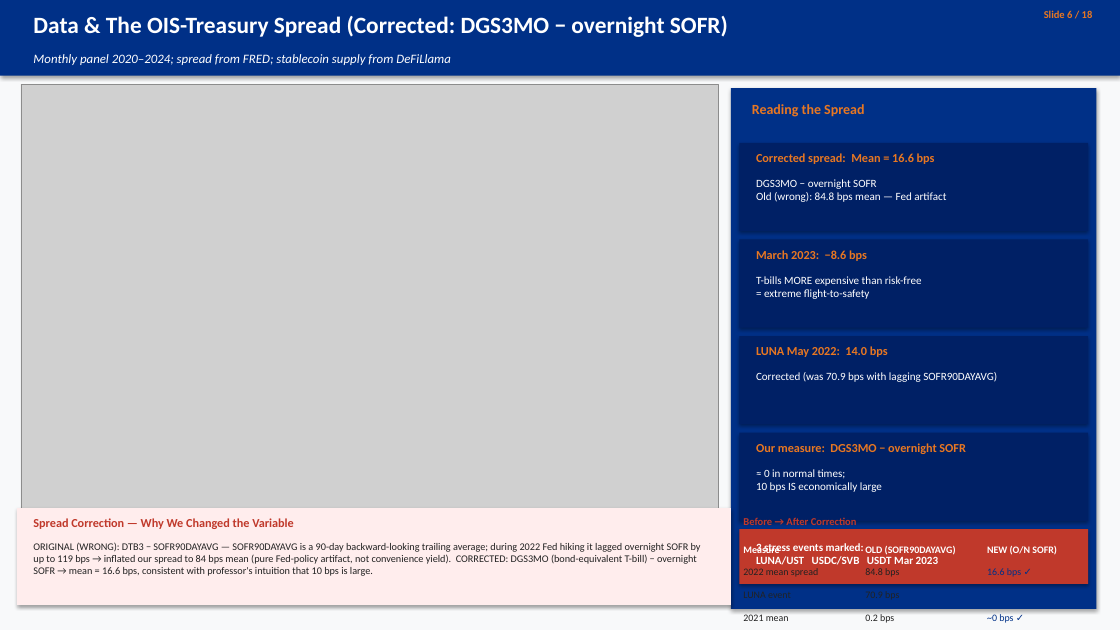
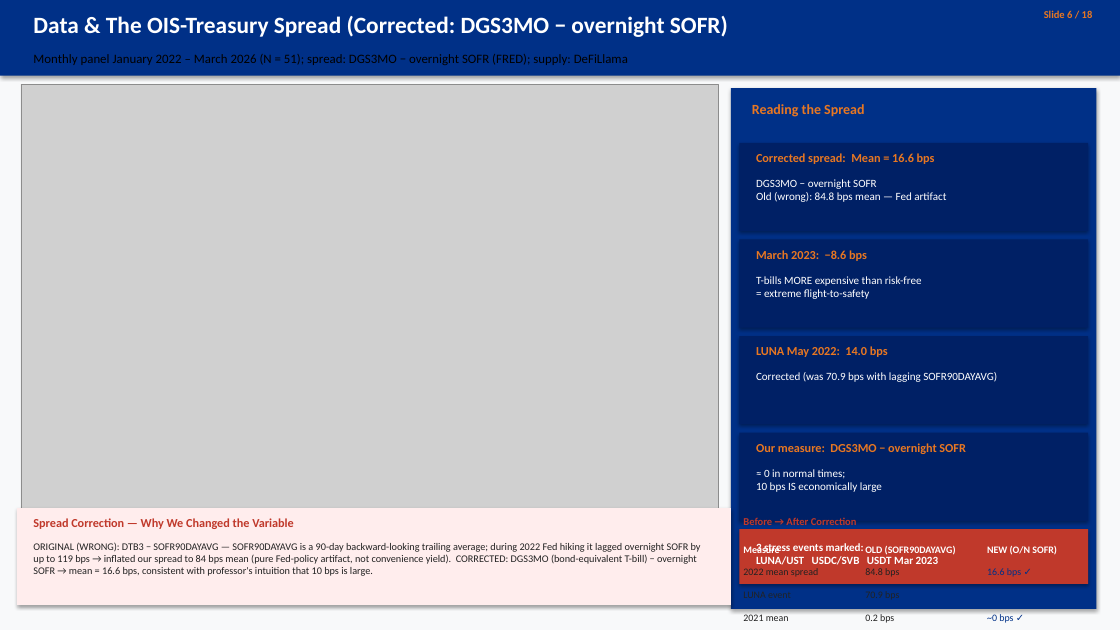
Before and after one commit to kimmireu0921/Stablecoins-and-the-Exorbitant-Privilege, a slide deck: slide 6 of presentations/0609_Stablecoin_Exorbitant_Privilege.pptx. Drawn at 1120x630 pixels with LibreOffice and Linux fonts; fonts in the diff are those of the drawing; grey boxes stand for pictures. Boxes give left, top, right and bottom in pixels: in the first picture for what was removed or moved away, otherwise in the second. Text is boxed around its words. In the diff, an @@ line names an element or a change of style, - is before the commit and + after.

```diff
--- a/presentations/0609_Stablecoin_Exorbitant_Privilege.pptx
+++ b/presentations/0609_Stablecoin_Exorbitant_Privilege.pptx
@@ text at (x1=33, y1=54, x2=628, y2=65): text changed; text colour #FFFFFF to #000000; italic off @@
-Monthly panel 2020–2024; spread from FRED; stablecoin supply from DeFiLlama
+Monthly panel January 2022 – March 2026 (N = 51); spread: DGS3MO − overnight SOFR (FRED); supply: DeFiLlama
```
Also in this commit, not shown: 5 other slides changed.
